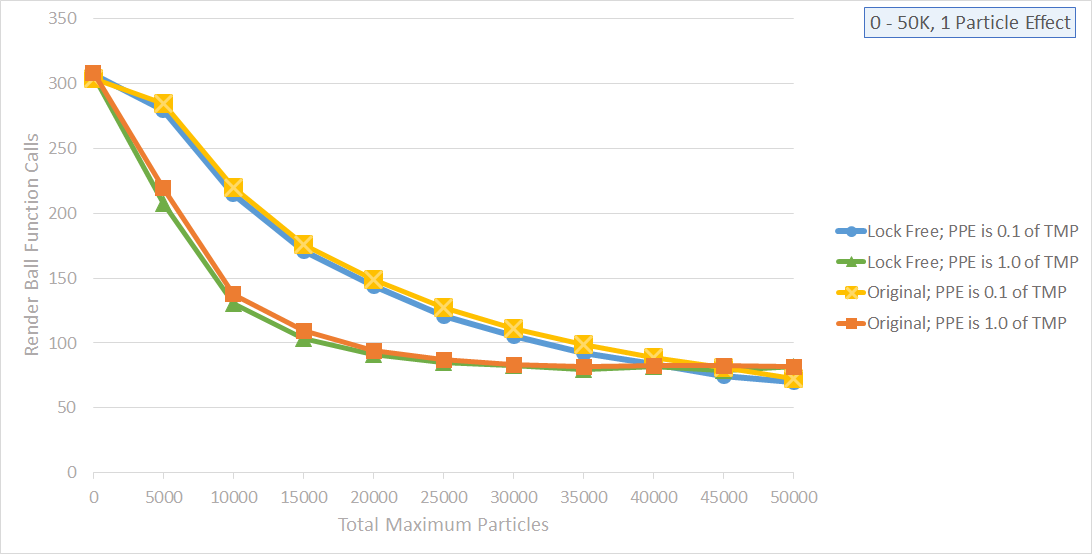
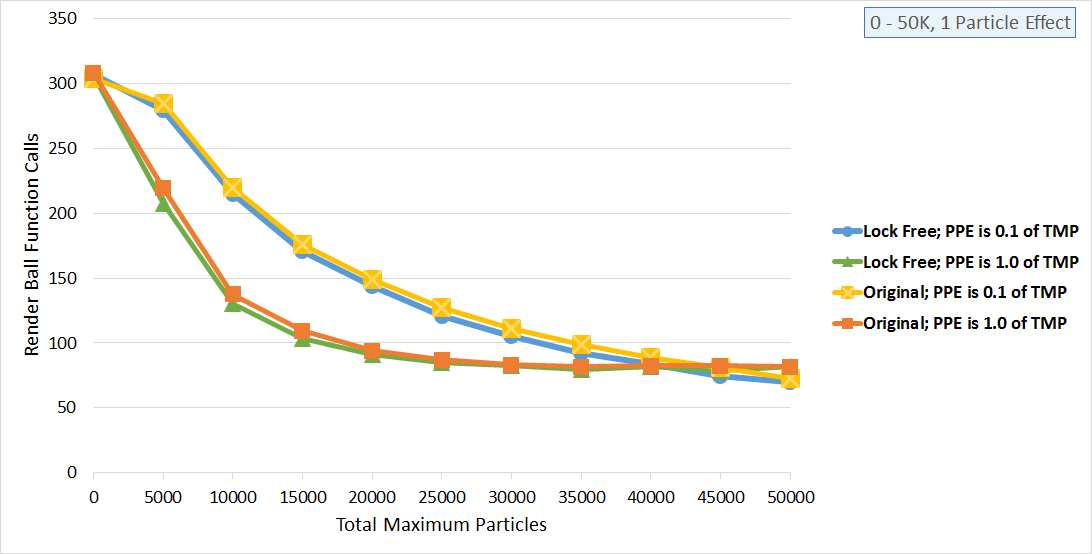
Two versions of the same layered image (1092px x 554px). Layer-by-layer changes:
added layer "Layer 3" above "Layer 2" over (23, 12, 1079, 531)
